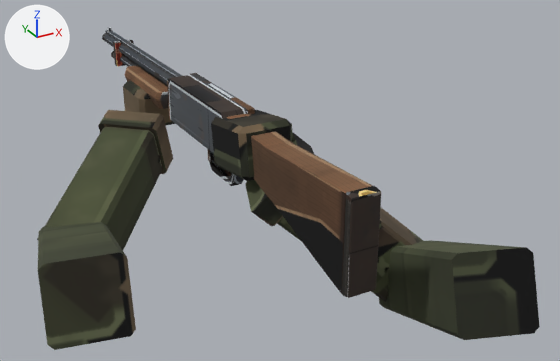
What one commit did to the FBX model apocalipsis-arte/armas/escopeta/clips/Escopeta_VM_Disparo.fbx.
Rendered twice from a camera (50 mm lens) standing at (-0.0158, -0.0306, 0.0098) and looking at (0.0073, 0.0114, -0.0112). Every picture has the same lights, and +X, +Y and +Z are marked at upper left. The older version comes first. Where no turn or scale is listed for an object, it has been applied to the vertices. Vertices at exactly the same position are counted once.

Objects in the first picture: 'Bomba_VM', 'Cuerpo_VM', 'LeftHand', 'LeftLowerArm', 'LeftUpperArm', 'RightHand', 'RightLowerArm', 'RightUpperArm'.
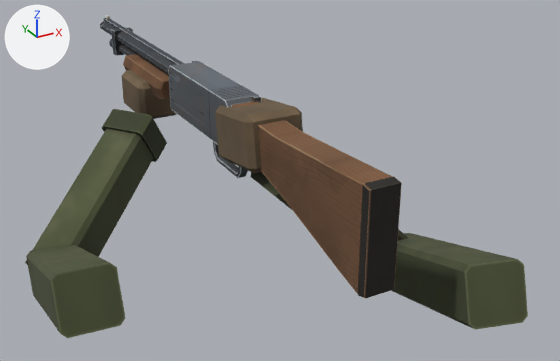
Where the change shows, as pixel boxes [x1, y1, x2, y2] in the pictures (560 x 361 px; the box of a moved part takes in the faces that stretch with it):
'Cuerpo_VM', reshaped, moved (8% wider): before [102, 27, 381, 298]; after [100, 15, 402, 298]
'RightUpperArm', reshaped: before [379, 240, 540, 340]; after [391, 233, 528, 330]
'LeftLowerArm', reshaped, moved (11% taller): before [37, 110, 173, 250]; after [25, 109, 167, 265]
'LeftUpperArm', reshaped (27% shorter): before [38, 222, 136, 350]; after [26, 245, 125, 338]
'RightHand', surface changed, moved: before [211, 110, 293, 181]; after [215, 98, 303, 173]
'RightLowerArm', reshaped, moved: before [245, 132, 423, 302]; after [250, 172, 408, 240]
'LeftHand', moved: before [123, 81, 175, 125]; after [122, 70, 176, 119]
'Bomba_VM', moved: before [125, 66, 169, 109]; after [123, 55, 170, 99]
part 1 of me_rightlowerarm, rebuilt (mostly hidden afterwards): before [277, 208, 423, 302]; after [398, 229, 408, 240]
part 2 of me_rightlowerarm, added: after [250, 172, 292, 210]
part 3 of me_rightlowerarm, deleted: before [245, 132, 315, 226]
part 4 of me_righthand, moved or reshaped: before [211, 117, 247, 181]; after [215, 105, 253, 173]
part 5 of me_righthand, surface changed: before [211, 110, 293, 181]; after [215, 98, 303, 173]
part 8 of me_leftlowerarm, rebuilt (11% taller): before [37, 127, 163, 250]; after [25, 128, 153, 265]
part 9 of me_leftlowerarm, added: after [102, 109, 167, 162]
part 10 of me_leftlowerarm, deleted (brown): before [98, 110, 173, 174]

Diff of the bpy script that builds the scene:
```diff
--- a/apocalipsis-arte/armas/escopeta/clips/Escopeta_VM_Disparo.fbx.py
+++ b/apocalipsis-arte/armas/escopeta/clips/Escopeta_VM_Disparo.fbx.py
@@ me_rightlowerarm @@
-me_rightlowerarm.from_pydata(...)  # 32 vertices, 56 faces; spans x -0.01053..0.00213, y -0.00238..0.00591, z -0.00177..0.00957
+me_rightlowerarm.from_pydata(...)  # 32 vertices, 56 faces; spans x -0.00972..0.00136, y -0.0016..0.00185, z -0.00134..0.00968
+# me_rightlowerarm part 1: the loose piece of 16 vertices spanning x -0.00985..0.00213, y -0.00238..0.00543, z -0.00177..0.00898 is rebuilt with 16 vertices and now spans x -0.00915..0.00136, y -0.00152..0.00165, z -0.00134..0.00911
+# me_rightlowerarm part 2: a new loose piece of 16 vertices spanning x -0.00972..-0.00614, y -0.0016..0.00185, z 0.00614..0.00968, in mat_m_brazosvm (picture img_brazosvm_color_png)
+# me_rightlowerarm part 3: 16 vertices removed from x -0.01053..-0.0052, y 0.00031..0.00591, z 0.00512..0.00957
 me_rightlowerarm.materials.append(mat_m_brazosvm)
@@ me_righthand @@
 me_righthand.from_pydata(...)  # 24 vertices, 44 faces; spans x -0.002..0.0016, y -0.00026..0.00466, z -0.00091..0.00291
+# me_righthand part 4
+# 8 faces are deleted
+# 8 new faces join them
+# me_righthand part 5: 36 kept faces spanning x -0.002..0.0016, y -0.00026..0.00466, z -0.00091..0.00291 get new texture (UV) coordinates
 me_righthand.materials.append(mat_m_brazosvm)
@@ me_leftlowerarm @@
-me_leftlowerarm.from_pydata(...)  # 32 vertices, 56 faces; spans x -0.00213..0.00972, y -0.00206..0.01034, z -0.00201..0.00628
+me_leftlowerarm.from_pydata(...)  # 32 vertices, 56 faces; spans x -0.00168..0.00982, y -0.00179..0.00773, z -0.00148..0.00792
+# me_leftlowerarm part 8: the loose piece of 16 vertices spanning x -0.00213..0.00909, y -0.00206..0.00968, z -0.00201..0.00584 is rebuilt with 16 vertices and now spans x -0.00168..0.00919, y -0.00179..0.00719, z -0.00148..0.00743
+# me_leftlowerarm part 9: a new loose piece of 16 vertices spanning x 0.00547..0.00982, y 0.00327..0.00773, z 0.0042..0.00792, in mat_m_brazosvm (picture img_brazosvm_color_png)
+# me_leftlowerarm part 10: 16 vertices removed from x 0.00445..0.00972, y 0.00517..0.01034, z 0.0015..0.00628
 me_leftlowerarm.materials.append(mat_m_brazosvm)
@@ me_cuerpo_001 @@
 me_cuerpo_001.from_pydata(...)  # 200 vertices, 334 faces; spans x -0.0012..0.0012, y -0.0127..0.0279, z -0.0039..0.0019
+# me_cuerpo_001 part 7: 261 kept faces spanning x -0.0012..0.0012, y -0.0127..0.0279, z -0.0039..0.0019 get new texture (UV) coordinates
 me_cuerpo_001.materials.append(mat_m_escopeta)
@@ me_rightupperarm @@
-me_rightupperarm.from_pydata(...)  # 16 vertices, 28 faces; spans x -0.00238..0.0063, y -0.00189..0.01286, z -0.00785..0.00209
+me_rightupperarm.from_pydata(...)  # 16 vertices, 28 faces; spans x -0.00175..0.00494, y -0.00133..0.013, z -0.00641..0.00163
+# me_rightupperarm part 6: the whole mesh is rebuilt
 me_rightupperarm.materials.append(mat_m_brazosvm)
@@ me_leftupperarm @@
-me_leftupperarm.from_pydata(...)  # 16 vertices, 28 faces; spans x -0.0022..0.0045, y -0.0015..0.0135, z -0.0063..0.0021
+me_leftupperarm.from_pydata(...)  # 16 vertices, 28 faces; spans x -0.0016..0.0025, y -0.0011..0.0132, z -0.0065..0.0016
+# me_leftupperarm part 11: the whole mesh is rebuilt
 me_leftupperarm.materials.append(mat_m_brazosvm)
@@ ob_rightlowerarm @@
 ob_rightlowerarm = bpy.data.objects.new('RightLowerArm', me_rightlowerarm)
-ob_rightlowerarm.location = (0.01293, 0.00397, -0.01627)
+ob_rightlowerarm.location = (0.01219, 0.00466, -0.01528)
@@ ob_righthand @@
 ob_righthand = bpy.data.objects.new('RightHand', me_righthand)
-ob_righthand.location = (0.0045, 0.0073, -0.0084)
+ob_righthand.location = (0.0037, 0.0048, -0.0068)
@@ ob_leftlowerarm @@
 ob_leftlowerarm = bpy.data.objects.new('LeftLowerArm', me_leftlowerarm)
-ob_leftlowerarm.location = (-0.00619, 0.0141, -0.01467)
+ob_leftlowerarm.location = (-0.00759, 0.01401, -0.01539)
@@ ob_cuerpo_vm @@
 ob_cuerpo_vm = bpy.data.objects.new('Cuerpo_VM', me_cuerpo_001)
-ob_cuerpo_vm.location = (0.004, 0.0095, -0.0074)
+ob_cuerpo_vm.location = (0.0032, 0.007, -0.0058)
@@ ob_lefthand @@
 ob_lefthand = bpy.data.objects.new('LeftHand', me_lefthand)
-ob_lefthand.location = (0.0014, 0.0224, -0.0105)
+ob_lefthand.location = (0.0006, 0.0199, -0.0089)
@@ ob_bomba_vm @@
 ob_bomba_vm = bpy.data.objects.new('Bomba_VM', me_bomba_001)
-ob_bomba_vm.location = (0.004, 0.02538, -0.00776)
+ob_bomba_vm.location = (0.0032, 0.02288, -0.00616)
```
